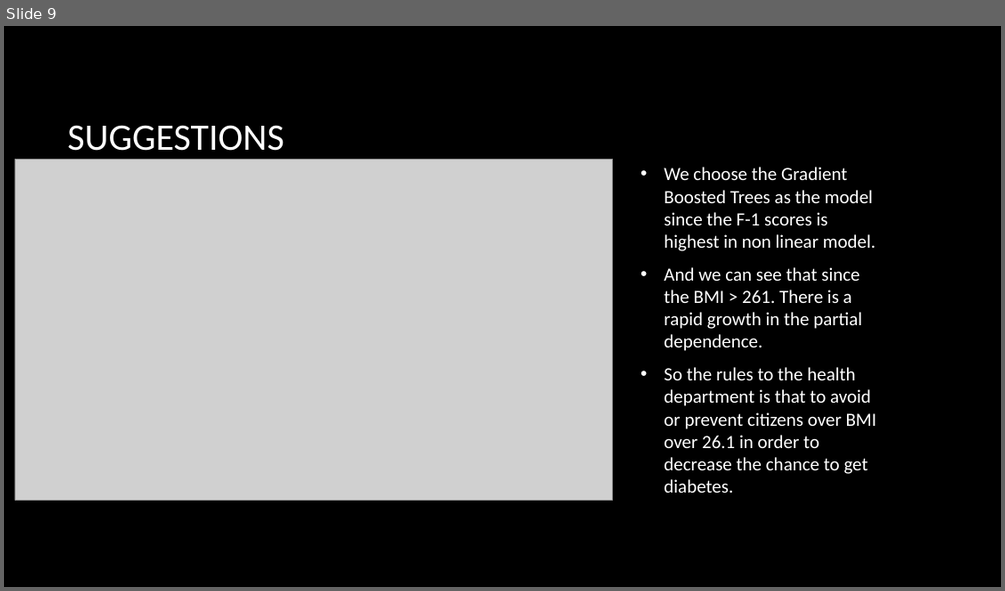
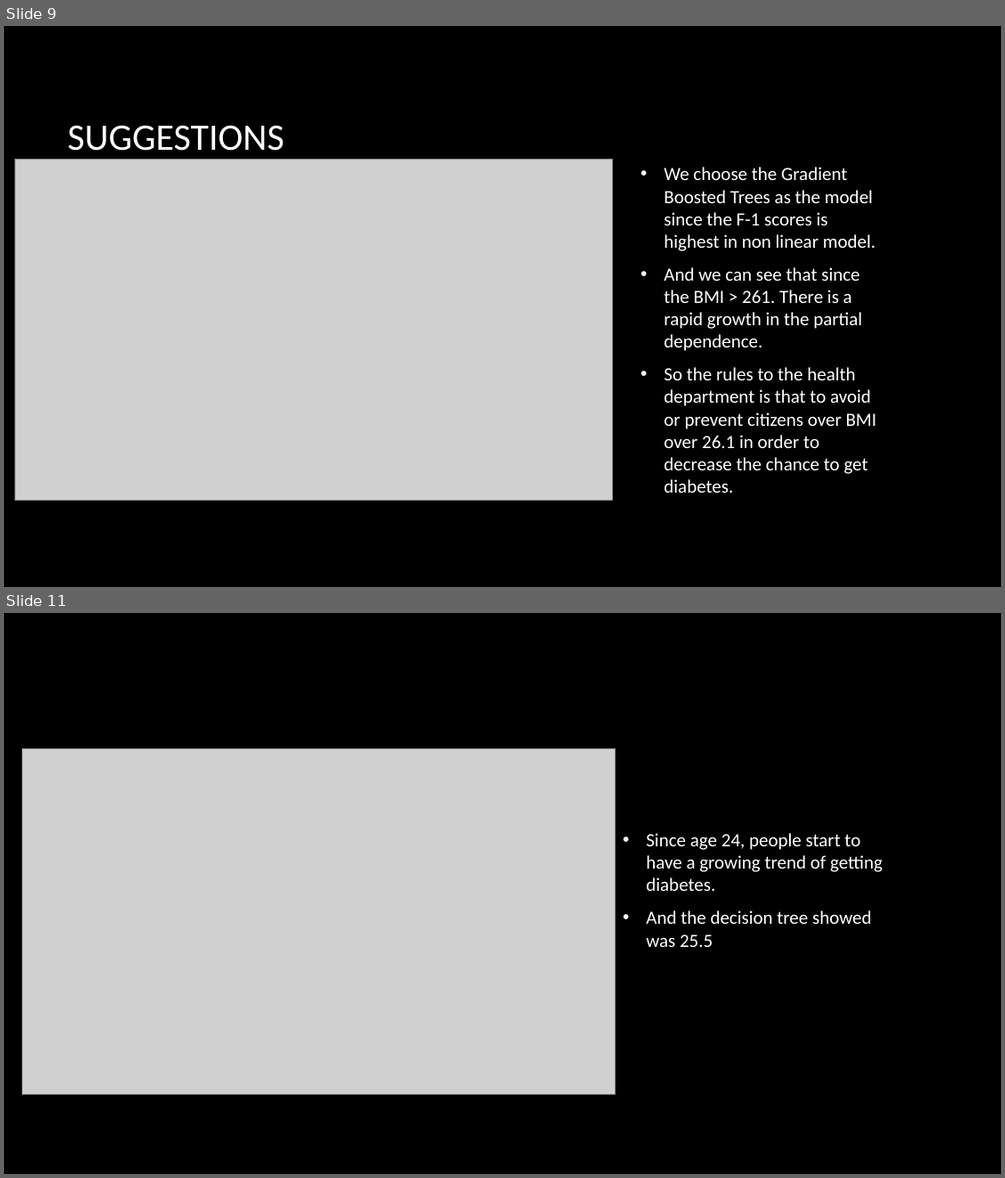
Before and after one commit to whylovegithub/MITA_First_Year, a slide deck: ABI/hw/hw5/assignment5.pptx. Shown one above the other, each under a label of ours: slide 9 before the commit, slides 9 and 11 after it; the slides between them are not shown. The pictures are 1005x591 and 1005x1178 pixels, drawn with LibreOffice and Linux fonts; fonts in the diff are those of the drawing; grey boxes stand for pictures; background and template pictures are left out. Boxes give left, top, right and bottom in pixels: in the first picture for what was removed or moved away, otherwise in the second. Text is boxed around its words. In the diff, an @@ line names an element or a change of style, - is before the commit and + after.

```diff
--- a/ABI/hw/hw5/assignment5.pptx
+++ b/ABI/hw/hw5/assignment5.pptx
@@ slide 11 added at (x1=4, y1=613, x2=1001, y2=1174), background picture (left out) @@
@@ picture added at (x1=22, y1=748, x2=615, y2=1094) @@
@@ text added at (x1=646, y1=833, x2=882, y2=947), 18 pt, text #FFFFFF @@
+• Since age 24, people start to have a growing trend of getting diabetes.
+• And the decision tree showed was 25.5
```
Also in this commit, not shown: 3 other slides added.
